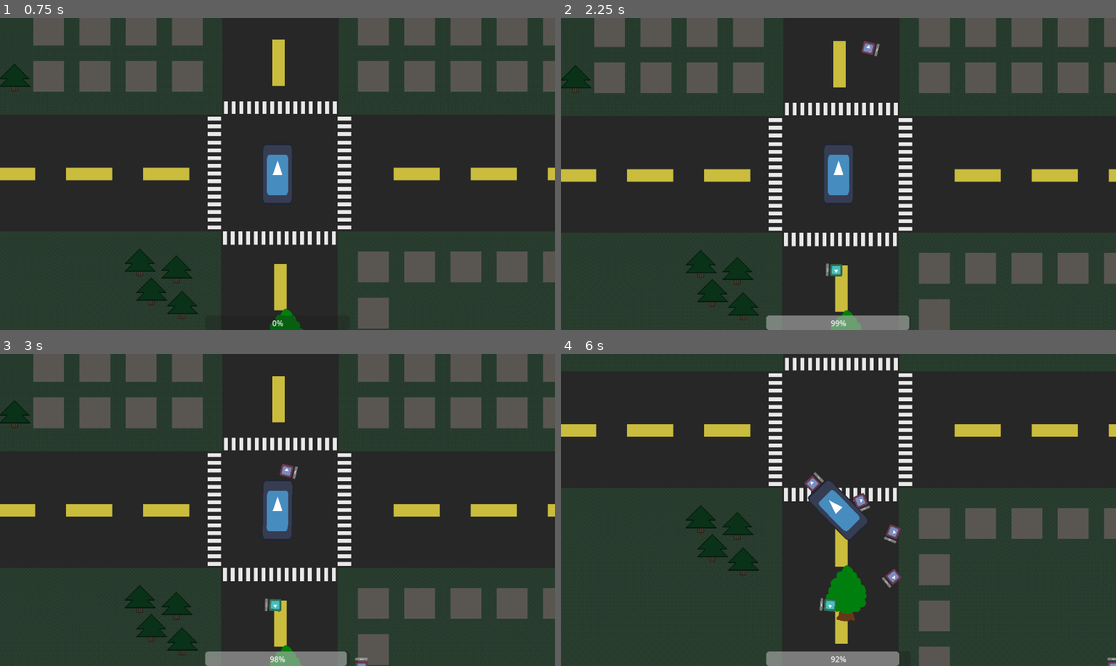
Above: before the commit, frames 1-4 (two rows, left to right).
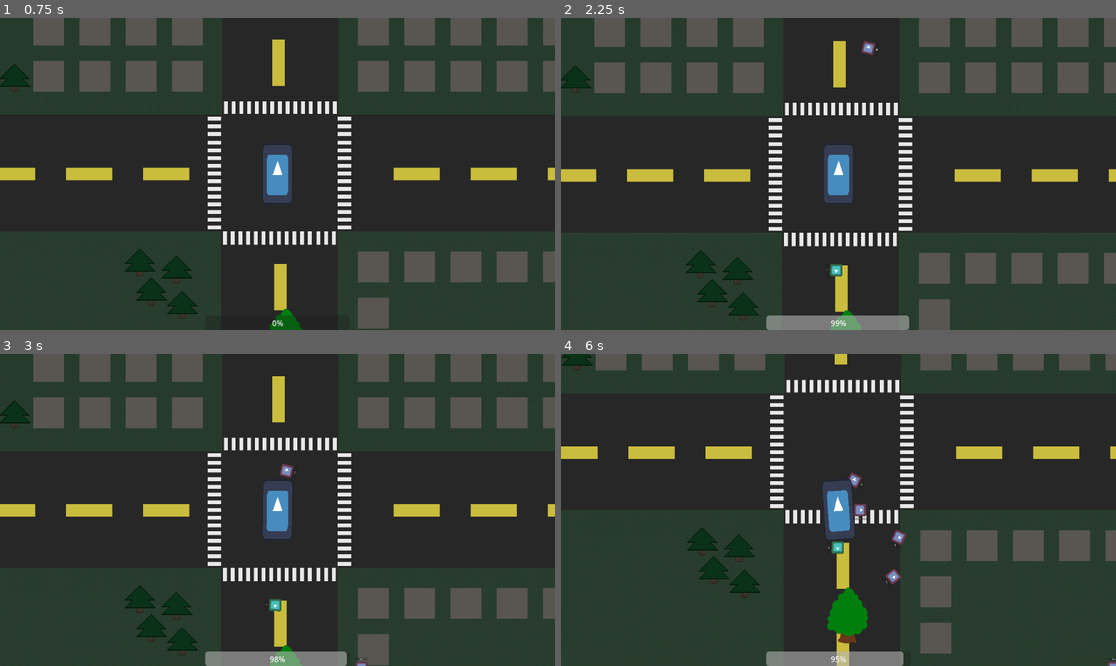
Above: after the commit, the same moments.

Repository: LeBulldoge/torqueterror
Game: Godot game, scene res://main.tscn
Same seed, same stepped clock (60 frames per second), same inputs: the game is played once before the commit and once after it. The engine's default icon, where the game draws it, is replaced by a stand-in: a white triangle on a blue panel in a dark square.
Inputs:
- Up to frame 1 (0.75 s): tap Enter at 0.5 s; hold D (steer_right) from 0.53 s (still down); tap S (decelerate) at 0.6 s
- Up to frame 2 (2.25 s): release D (steer_right) at 1.28 s; hold A (steer_left) 1.28-2.03 s; tap S (decelerate) at 1.35, 2.1 s; hold D (steer_right) from 2.03 s (still down)
- Up to frame 3 (3 s): release D (steer_right) at 2.78 s; hold W (accelerate) from 2.78 s (still down); tap S (decelerate) at 2.85 s
- Up to frame 4 (6 s): release W (accelerate) at 3.53 s; hold A (steer_left) 3.53-5.78 s; tap S (decelerate) every 0.75 s from 3.6 to 5.85 s; hold D (steer_right) from 5.78 s (still down)

Frame 1 is identical in both runs. In frame 2, less than 0.1% of the frame differs, in the area x 47-58%, y 8-83%; in frame 3, less than 0.1%; in frame 4, 20%, in the area x 0-100%, y 0-100%.

Commit message:
lol!

Diff:
--- a/ai/attacker.gd
+++ b/ai/attacker.gd
@@ -11,4 +11,4 @@
     if enemy.weapon.is_attack_on_cooldown():
         return
 
-    enemy.weapon.attack(enemy.target.health)
+    enemy.weapon.attack(enemy.target.get_node("HealthComponent"))
--- a/enemy/enemy.gd
+++ b/enemy/enemy.gd
@@ -1,8 +1,6 @@
 class_name Enemy
 extends CharacterBody2D
 
-
-@export var health: Health
 @export var weapon: Weapon
 @export var speed := 0
 
@@ -13,10 +11,11 @@
 func _ready():
     assert(target, "Enemy node requires a target")
 
-    $HealthBar.max_value = health.max_health
-    health.health_changed.connect(display_health)
-    health.death.connect(queue_free)
-    health.reset()
+    add_to_group("enemies")
+
+    $HealthBar.max_value = $HealthComponent.MAX_HEALTH
+    $HealthComponent.health_changed.connect(display_health)
+    $HealthComponent.death.connect(queue_free)
 
     add_child(weapon.attack_timer)
 
--- a/enemy/enemy.tscn
+++ /dev/null
@@ -1,29 +0,0 @@
-[gd_scene load_steps=4 format=3 uid="uid://cvcqrhnsop3m7"]
-
-[ext_resource type="Script" path="res://enemy/enemy.gd" id="1_uauwc"]
-[ext_resource type="Texture2D" uid="uid://bqs2kod2xac7k" path="res://icon.svg" id="2_ugcws"]
-
-[sub_resource type="CircleShape2D" id="CircleShape2D_qy78n"]
-radius = 14.0357
-
-[node name="Enemy" type="CharacterBody2D" groups=["enemies"]]
-script = ExtResource("1_uauwc")
-
-[node name="Sprite2D" type="Sprite2D" parent="."]
-rotation = -1.5708
-scale = Vector2(0.2, 0.2)
-texture = ExtResource("2_ugcws")
-
-[node name="CollisionShape2D" type="CollisionShape2D" parent="."]
-shape = SubResource("CircleShape2D_qy78n")
-
-[node name="HealthBar" type="ProgressBar" parent="."]
-anchors_preset = 5
-anchor_left = 0.5
-anchor_right = 0.5
-offset_left = -13.0
-offset_top = -21.0
-offset_right = 117.0
-offset_bottom = 6.0
-grow_horizontal = 2
-scale = Vector2(0.2, 0.2)
--- a/enemy/melee_enemy.tscn
+++ b/enemy/melee_enemy.tscn
@@ -1,38 +1,37 @@
-[gd_scene load_steps=12 format=3 uid="uid://c0qyhk0615wpr"]
+[gd_scene load_steps=13 format=3 uid="uid://chnlkisvev6n1"]
 
+[ext_resource type="PackedScene" uid="uid://bqs5ceshq8c43" path="res://scenes/components/health_component.tscn" id="1_2ytxk"]
 [ext_resource type="Script" path="res://enemy/enemy.gd" id="1_tj1hn"]
 [ext_resource type="Texture2D" uid="uid://bqs2kod2xac7k" path="res://icon.svg" id="2_nj8b1"]
-[ext_resource type="Script" path="res://resources/health.gd" id="2_tofkq"]
+[ext_resource type="PackedScene" uid="uid://cpq8qcn88e664" path="res://scenes/components/hitbox_component.tscn" id="2_nt5q1"]
 [ext_resource type="Script" path="res://resources/weapon.gd" id="3_frbuk"]
 [ext_resource type="Shader" path="res://enemy/melee_enemy.gdshader" id="4_2uae1"]
 [ext_resource type="PackedScene" uid="uid://cxspkpo4cxc45" path="res://ai/attacker_module.tscn" id="4_ieso8"]
 [ext_resource type="PackedScene" uid="uid://ddmqjpbhmikah" path="res://ai/chaser_module.tscn" id="5_2ce88"]
 
-[sub_resource type="Resource" id="Resource_43c8l"]
-resource_local_to_scene = true
-script = ExtResource("2_tofkq")
-max_health = 25
-
-[sub_resource type="Resource" id="Resource_0vkyt"]
+[sub_resource type="Resource" id="Resource_x43cx"]
 resource_local_to_scene = true
 script = ExtResource("3_frbuk")
 damage = 1
 type = 0
-range = 50
+attack_range = 0
 attack_cooldown = 1
 
-[sub_resource type="ShaderMaterial" id="ShaderMaterial_m4cgq"]
+[sub_resource type="CircleShape2D" id="CircleShape2D_lxxqs"]
+radius = 17.0294
+
+[sub_resource type="ShaderMaterial" id="ShaderMaterial_7a5sf"]
 resource_local_to_scene = true
 shader = ExtResource("4_2uae1")
 
-[sub_resource type="CircleShape2D" id="CircleShape2D_qy78n"]
+[sub_resource type="CircleShape2D" id="CircleShape2D_pqh3w"]
 radius = 14.0357
 
-[node name="Enemy" type="CharacterBody2D" groups=["enemies"]]
+[node name="MeleeEnemy" type="CharacterBody2D"]
 script = ExtResource("1_tj1hn")
-health = SubResource("Resource_43c8l")
-weapon = SubResource("Resource_0vkyt")
+weapon = SubResource("Resource_x43cx")
 speed = 300
+metadata/_edit_group_ = true
 
 [node name="AIModules" type="Node" parent="."]
 
@@ -40,14 +39,22 @@
 
 [node name="ChaserModule" parent="AIModules" instance=ExtResource("5_2ce88")]
 
+[node name="HealthComponent" parent="." instance=ExtResource("1_2ytxk")]
+MAX_HEALTH = 50.0
+
+[node name="HitBoxComponent" parent="." instance=ExtResource("2_nt5q1")]
+
+[node name="CollisionShape2D" type="CollisionShape2D" parent="HitBoxComponent"]
+shape = SubResource("CircleShape2D_lxxqs")
+
 [node name="Sprite2D" type="Sprite2D" parent="."]
-material = SubResource("ShaderMaterial_m4cgq")
+material = SubResource("ShaderMaterial_7a5sf")
 rotation = -1.5708
 scale = Vector2(0.2, 0.2)
 texture = ExtResource("2_nj8b1")
 
 [node name="CollisionShape2D" type="CollisionShape2D" parent="."]
-shape = SubResource("CircleShape2D_qy78n")
+shape = SubResource("CircleShape2D_pqh3w")
 
 [node name="HealthBar" type="ProgressBar" parent="."]
 anchors_preset = 5
--- a/enemy/ranged_enemy.tscn
+++ b/enemy/ranged_enemy.tscn
@@ -1,20 +1,15 @@
-[gd_scene load_steps=13 format=3 uid="uid://ct586xmf8u3f0"]
+[gd_scene load_steps=13 format=3 uid="uid://6fwkrwx8e00d"]
 
 [ext_resource type="Shader" path="res://enemy/ranged_enemy.gdshader" id="1_8wnw2"]
 [ext_resource type="Script" path="res://enemy/enemy.gd" id="1_ce1f0"]
-[ext_resource type="Script" path="res://resources/health.gd" id="2_5rgqe"]
+[ext_resource type="PackedScene" uid="uid://ddmqjpbhmikah" path="res://ai/chaser_module.tscn" id="2_6aj25"]
 [ext_resource type="Texture2D" uid="uid://bqs2kod2xac7k" path="res://icon.svg" id="2_f0tpk"]
+[ext_resource type="PackedScene" uid="uid://bqs5ceshq8c43" path="res://scenes/components/health_component.tscn" id="3_k6xi5"]
 [ext_resource type="Script" path="res://resources/weapon.gd" id="3_wu3xp"]
 [ext_resource type="PackedScene" uid="uid://cxspkpo4cxc45" path="res://ai/attacker_module.tscn" id="4_fv072"]
-[ext_resource type="PackedScene" uid="uid://s8fkxbacqm7m" path="res://ai/dasher_module.tscn" id="5_yhjw5"]
-[ext_resource type="Script" path="res://ai/dasher.gd" id="6_fpky0"]
+[ext_resource type="PackedScene" uid="uid://cpq8qcn88e664" path="res://scenes/components/hitbox_component.tscn" id="4_gjpqc"]
 
-[sub_resource type="Resource" id="Resource_evbdx"]
-resource_local_to_scene = true
-script = ExtResource("2_5rgqe")
-max_health = 25
-
-[sub_resource type="Resource" id="Resource_isno2"]
+[sub_resource type="Resource" id="Resource_1ehxc"]
 resource_local_to_scene = true
 script = ExtResource("3_wu3xp")
 damage = 1
@@ -22,34 +17,41 @@
 attack_range = 200
 attack_cooldown = 1
 
-[sub_resource type="ShaderMaterial" id="ShaderMaterial_23dfk"]
+[sub_resource type="CircleShape2D" id="CircleShape2D_5vcjn"]
+radius = 18.0278
+
+[sub_resource type="ShaderMaterial" id="ShaderMaterial_crwmh"]
 shader = ExtResource("1_8wnw2")
 
-[sub_resource type="CircleShape2D" id="CircleShape2D_qy78n"]
+[sub_resource type="CircleShape2D" id="CircleShape2D_8kowe"]
 radius = 14.0357
 
-[node name="Enemy" type="CharacterBody2D" groups=["enemies"]]
+[node name="RangedEnemy" type="CharacterBody2D"]
 script = ExtResource("1_ce1f0")
-health = SubResource("Resource_evbdx")
-weapon = SubResource("Resource_isno2")
+weapon = SubResource("Resource_1ehxc")
 speed = 200
 
 [node name="AIModules" type="Node" parent="."]
 
 [node name="AttackerModule" parent="AIModules" instance=ExtResource("4_fv072")]
 
-[node name="DasherModule" parent="AIModules" instance=ExtResource("5_yhjw5")]
-script = ExtResource("6_fpky0")
-dash_time = 1.0
+[node name="ChaserModule" parent="AIModules" instance=ExtResource("2_6aj25")]
+
+[node name="HealthComponent" parent="." instance=ExtResource("3_k6xi5")]
+
+[node name="HitBoxComponent" parent="." instance=ExtResource("4_gjpqc")]
+
+[node name="CollisionShape2D" type="CollisionShape2D" parent="HitBoxComponent"]
+shape = SubResource("CircleShape2D_5vcjn")
 
 [node name="Sprite2D" type="Sprite2D" parent="."]
-material = SubResource("ShaderMaterial_23dfk")
+material = SubResource("ShaderMaterial_crwmh")
 rotation = -1.5708
 scale = Vector2(0.2, 0.2)
 texture = ExtResource("2_f0tpk")
 
 [node name="CollisionShape2D" type="CollisionShape2D" parent="."]
-shape = SubResource("CircleShape2D_qy78n")
+shape = SubResource("CircleShape2D_8kowe")
 
 [node name="HealthBar" type="ProgressBar" parent="."]
 anchors_preset = 5
--- a/main.gd
+++ b/main.gd
@@ -8,8 +8,8 @@
 func _ready():
     start_game()
 
-    $Map/Player.health.health_changed.connect($HUD.display_health)
-    $Map/Player.health.death.connect(game_over)
+    $Map/Player/HealthComponent.health_changed.connect($HUD.display_health)
+    $Map/Player/HealthComponent.death.connect(game_over)
 
 
 func start_game():
--- a/main.tscn
+++ b/main.tscn
@@ -1,21 +1,16 @@
-[gd_scene load_steps=9 format=3 uid="uid://mn5kouylgoij"]
+[gd_scene load_steps=7 format=3 uid="uid://mn5kouylgoij"]
 
 [ext_resource type="Script" path="res://main.gd" id="1_mpdvn"]
 [ext_resource type="Script" path="res://hud.gd" id="3_6474f"]
 [ext_resource type="Texture2D" uid="uid://cby16p73b56ck" path="res://sprites/map.png" id="3_jkukl"]
 [ext_resource type="PackedScene" uid="uid://b1bqbrxqh68jc" path="res://scenes/tree.tscn" id="4_j4jkh"]
 [ext_resource type="PackedScene" uid="uid://coe45xtjvuehr" path="res://vehicle/player.tscn" id="5_gcot7"]
-[ext_resource type="Script" path="res://resources/health.gd" id="6_rgwm8"]
 
 [sub_resource type="Curve2D" id="Curve2D_2f5cj"]
 _data = {
 "points": PackedVector2Array(0, 0, 0, 0, -576, -320, 0, 0, 0, 0, 576, -320, 0, 0, 0, 0, 576, 328, 0, 0, 0, 0, -576, 328, 0, 0, 0, 0, -576, -320)
 }
 point_count = 5
-
-[sub_resource type="Resource" id="Resource_tswo0"]
-script = ExtResource("6_rgwm8")
-max_health = 100
 
 [node name="Main" type="Node"]
 script = ExtResource("1_mpdvn")
@@ -56,6 +51,5 @@
 
 [node name="Player" parent="Map" instance=ExtResource("5_gcot7")]
 position = Vector2(339, -283)
-health = SubResource("Resource_tswo0")
 
 [connection signal="timeout" from="SpawnTimer" to="." method="_on_spawn_timer_timeout"]
--- a/resources/health.gd
+++ /dev/null
@@ -1,34 +0,0 @@
-class_name Health
-extends Resource
-
-
-@export var max_health: int
-
-signal health_changed(health: int)
-signal death()
-var current_health: int :
-    set(value):
-        current_health = value
-        health_changed.emit(current_health)
-
-        if current_health <= 0:
-            death.emit()
-
-
-func _init(value: int = 0):
-    max_health = value
-
-
-func reset():
-    current_health = max_health
-    health_changed.emit(current_health)
-
-func take_damage(damage: int):
-    assert(damage >= 0)
-    current_health -= damage
-    if current_health <= 0:
-        death.emit()
-
-func heal(amount: int):
-    assert(amount <= 0)
-    current_health += amount
--- a/resources/weapon.gd
+++ b/resources/weapon.gd
@@ -21,9 +21,9 @@
     attack_timer.one_shot = true
 
 
-func attack(health: Health):
+func attack(health: HealthComponent):
     attack_timer.start()
-    health.take_damage(damage)
+    health.damage(damage)
 
     return attack_timer.timeout
 
--- /dev/null
+++ b/scenes/components/health_component.gd
@@ -0,0 +1,20 @@
+extends Node
+class_name HealthComponent
+
+@export var MAX_HEALTH: float = 100.0
+var health: float
+
+signal health_changed(health: float)
+signal death()
+
+
+func _ready():
+	health = MAX_HEALTH
+
+
+func damage(value: float):
+	health -= value
+	health_changed.emit(health)
+
+	if health <= 0:
+		death.emit()
--- /dev/null
+++ b/scenes/components/health_component.tscn
@@ -0,0 +1,6 @@
+[gd_scene load_steps=2 format=3 uid="uid://bqs5ceshq8c43"]
+
+[ext_resource type="Script" path="res://scenes/components/health_component.gd" id="1_ddvp3"]
+
+[node name="HealthComponent" type="Node"]
+script = ExtResource("1_ddvp3")
--- /dev/null
+++ b/scenes/components/hitbox_component.gd
@@ -0,0 +1,7 @@
+extends Area2D
+
+@export var health_component: HealthComponent
+
+func damage(value: float):
+	if health_component:
+		health_component.damage(value)
--- /dev/null
+++ b/scenes/components/hitbox_component.tscn
@@ -0,0 +1,6 @@
+[gd_scene load_steps=2 format=3 uid="uid://cpq8qcn88e664"]
+
+[ext_resource type="Script" path="res://scenes/components/hitbox_component.gd" id="1_o5u1e"]
+
+[node name="HitBoxComponent" type="Area2D"]
+script = ExtResource("1_o5u1e")
--- a/vehicle/player.gd
+++ b/vehicle/player.gd
@@ -1,10 +1,5 @@
 class_name Player
 extends Vehicle
-
-@export var health: Health
-
-func _ready():
-    health.reset()
 
 
 func _input(_event):
--- a/vehicle/player.tscn
+++ b/vehicle/player.tscn
@@ -1,10 +1,16 @@
-[gd_scene load_steps=4 format=3 uid="uid://coe45xtjvuehr"]
+[gd_scene load_steps=7 format=3 uid="uid://coe45xtjvuehr"]
 
 [ext_resource type="Script" path="res://vehicle/player.gd" id="1_28sia"]
 [ext_resource type="Texture2D" uid="uid://bqs2kod2xac7k" path="res://icon.svg" id="1_v2j0e"]
+[ext_resource type="PackedScene" uid="uid://bqs5ceshq8c43" path="res://scenes/components/health_component.tscn" id="3_66xtb"]
+[ext_resource type="PackedScene" uid="uid://cpq8qcn88e664" path="res://scenes/components/hitbox_component.tscn" id="4_7fyjs"]
 
 [sub_resource type="RectangleShape2D" id="RectangleShape2D_yyb6l"]
 size = Vector2(62, 126)
+
+[sub_resource type="CapsuleShape2D" id="CapsuleShape2D_2u8dm"]
+radius = 31.0
+height = 128.0
 
 [node name="Player" type="RigidBody2D"]
 angular_damp = 1.0
@@ -16,6 +22,14 @@
 tire_grip = 2.0
 drag = 1.2
 
+[node name="HealthComponent" parent="." instance=ExtResource("3_66xtb")]
+
+[node name="HitBoxComponent" parent="." instance=ExtResource("4_7fyjs")]
+
+[node name="CollisionShape2D" type="CollisionShape2D" parent="HitBoxComponent"]
+shape = SubResource("RectangleShape2D_yyb6l")
+debug_color = Color(0, 0.6, 0.701961, 0.419608)
+
 [node name="Sprite2D" type="Sprite2D" parent="."]
 scale = Vector2(0.5, 1)
 texture = ExtResource("1_v2j0e")
@@ -23,5 +37,5 @@
 [node name="Camera2D" type="Camera2D" parent="."]
 
 [node name="CollisionShape2D" type="CollisionShape2D" parent="."]
-shape = SubResource("RectangleShape2D_yyb6l")
+shape = SubResource("CapsuleShape2D_2u8dm")
 debug_color = Color(0, 0.6, 0.701961, 0.419608)
